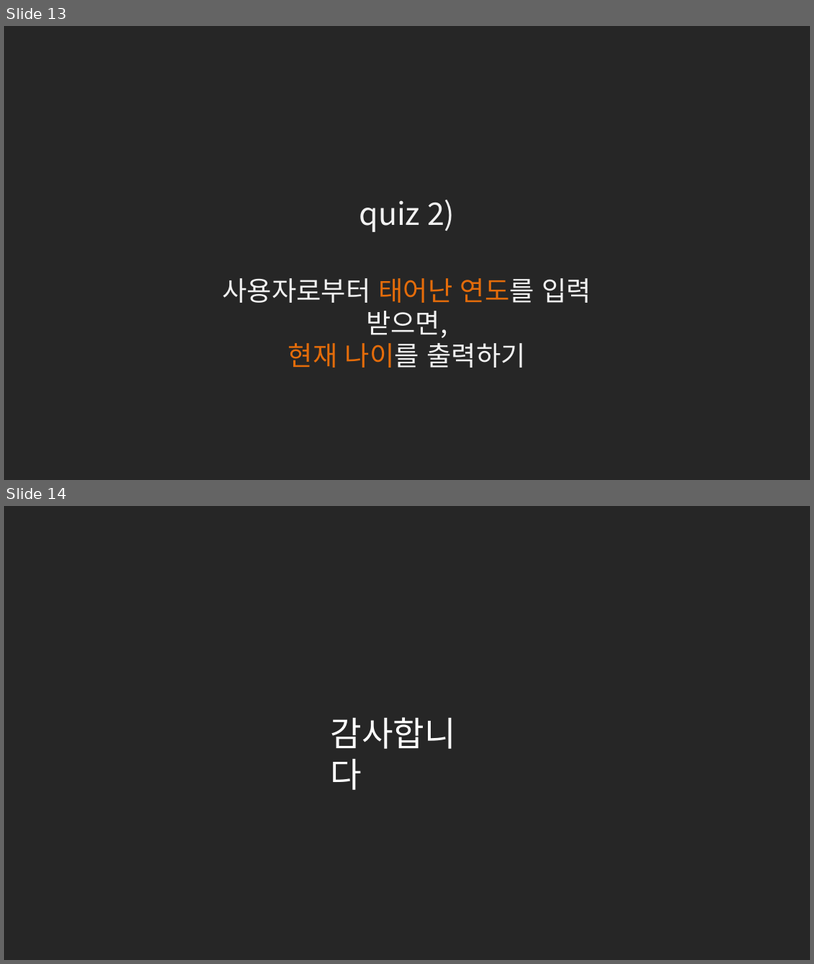
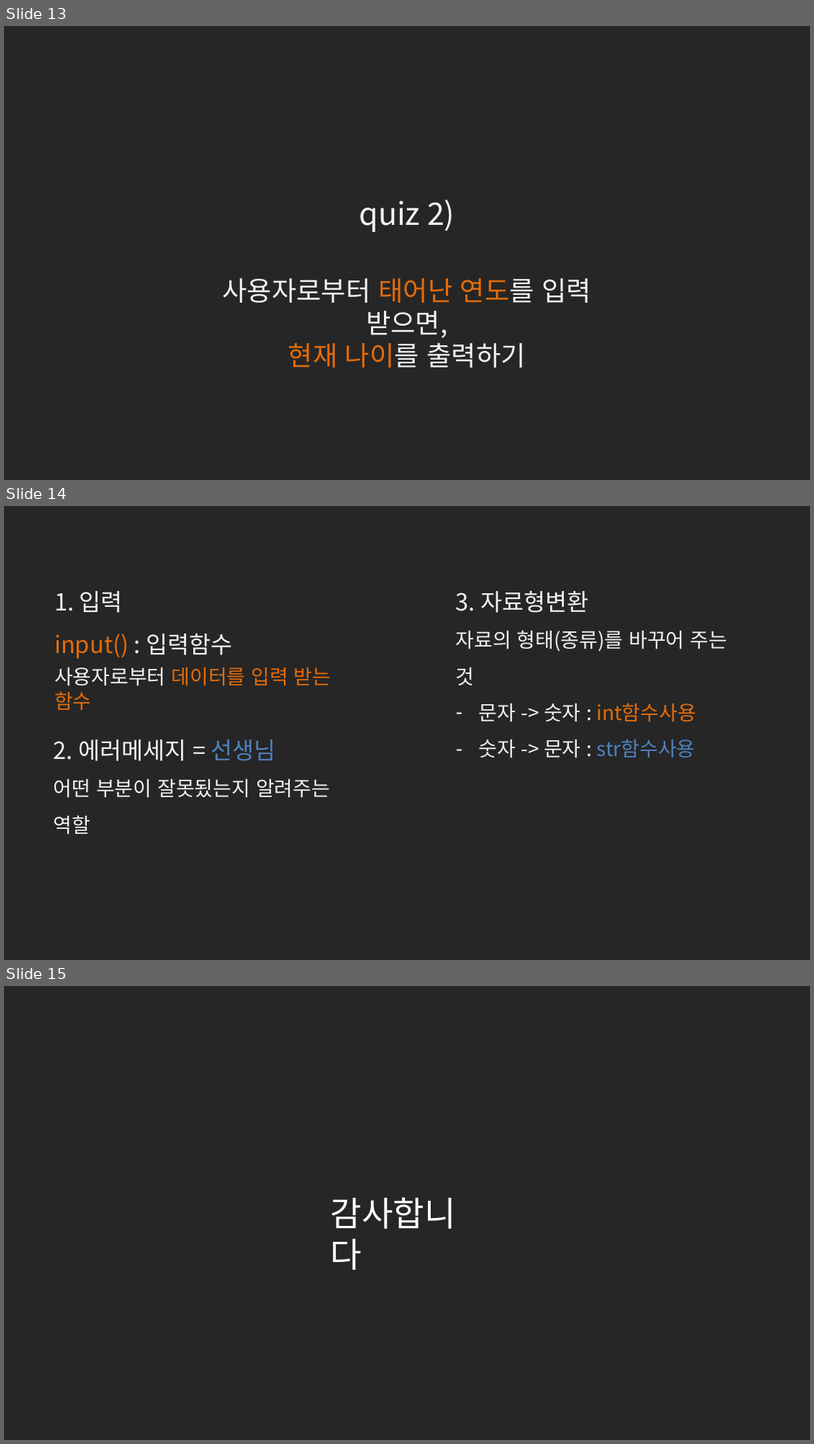
Before and after one commit to kwonkijun/python, a slide deck: 파이썬기초(PPT)/NEW_2021버전/파이썬 기초 5강_입력과 형변환.pptx. Shown one above the other, each under a label of ours: slides 13 and 14 before the commit, slides 13, 14 and 15 after it. The pictures are 814x964 and 814x1444 pixels, drawn with LibreOffice and Linux fonts; fonts in the diff are those of the drawing. Boxes give left, top, right and bottom in pixels: in the first picture for what was removed or moved away, otherwise in the second. Text is boxed around its words. In the diff, an @@ line names an element or a change of style, - is before the commit and + after.

```diff
--- a/파이썬기초(PPT)/NEW_2021버전/파이썬 기초 5강_입력과 형변환.pptx
+++ b/파이썬기초(PPT)/NEW_2021버전/파이썬 기초 5강_입력과 형변환.pptx
@@ slide 14 added at <box>4,506,810,960</box>, background #262626 @@
@@ text added at <box>54,591,232,659</box>, 28 pt, text #F2F2F2 @@
+1. 입력
+input() : 입력함수
@@ text added at <box>456,590,728,721</box>, 24 pt, text #F2F2F2 @@
+3. 자료형변환
+자료의 형태(종류)를 바꾸어 주는 것
+– 문자 -> 숫자 : int함수사용
+– 숫자 -> 문자 : str함수사용
@@ text added at <box>54,667,332,710</box>, 24 pt, text #E46C0A @@
+사용자로부터 데이터를 입력 받는 함수
@@ text added at <box>54,739,330,798</box>, 24 pt, text #F2F2F2 @@
+2. 에러메세지 = 선생님
+어떤 부분이 잘못됬는지 알려주는 역할
@@ what was slide 14 is now slide 15 @@
```
Also in this commit, not shown: 3 other files.
